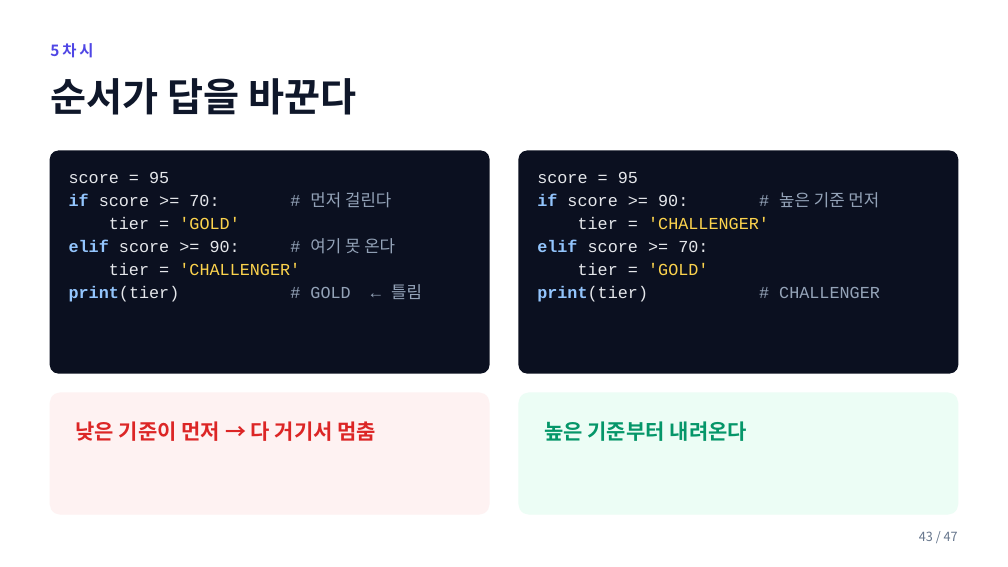
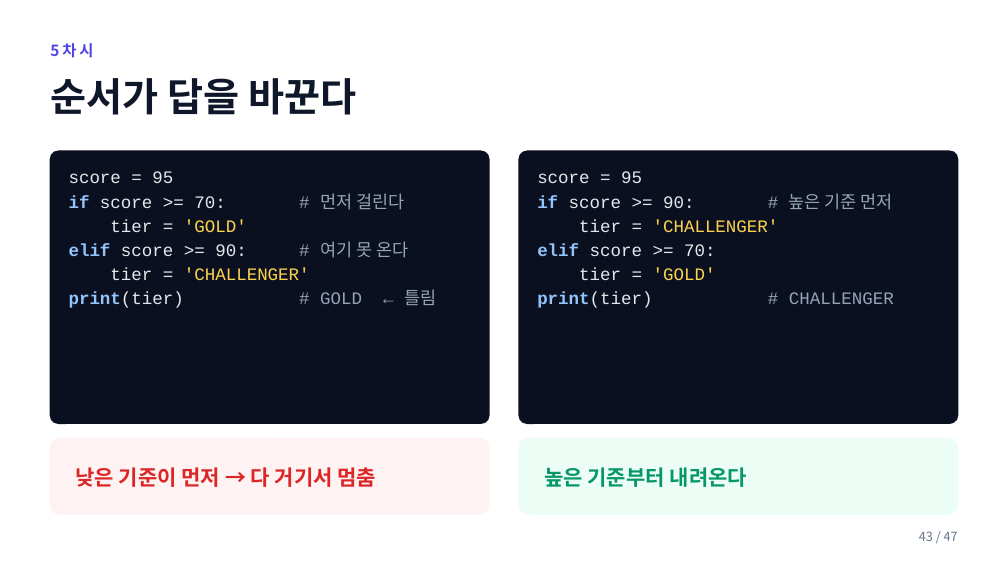
Before and after one commit to ChungChiweon/aice-quest, a slide deck: slide 43 of 강의자료/파이썬기초1_1-5차시.pptx. Drawn at 1008x567 pixels with LibreOffice and Linux fonts; fonts in the diff are those of the drawing. Boxes give left, top, right and bottom in pixels: in the first picture for what was removed or moved away, otherwise in the second. Text is boxed around its words. In the diff, an @@ line names an element or a change of style, - is before the commit and + after.

```diff
--- a/강의자료/파이썬기초1_1-5차시.pptx
+++ b/강의자료/파이썬기초1_1-5차시.pptx
@@ rounded rectangle: place and size @@
-rounded rectangle at (50, 151, 489, 373)
+rounded rectangle at (50, 151, 489, 423)
@@ text "score = 95" at (69, 171, 436, 308): size 12 to 12.5 pt @@
@@ proportions changed in 4 elements at (50, 438, 489, 514), (519, 438, 958, 514), (50, 151, 489, 423), (519, 151, 958, 423) @@
@@ rounded rectangle: place and size @@
-rounded rectangle at (519, 151, 958, 373)
+rounded rectangle at (519, 151, 958, 423)
@@ text "score = 95" at (537, 171, 894, 308): size 12 to 12.5 pt @@
@@ rounded rectangle: place and size @@
-rounded rectangle at (50, 393, 489, 514)
+rounded rectangle at (50, 438, 489, 514)
@@ rounded rectangle: place and size @@
-rounded rectangle at (519, 393, 958, 514)
+rounded rectangle at (519, 438, 958, 514)
@@ text "낮은 기준이 먼저 → 다 ...": place and size @@
-text "낮은 기준이 먼저 → 다 ..." at (76, 421, 377, 441)
+text "낮은 기준이 먼저 → 다 ..." at (76, 467, 377, 487)
@@ text "높은 기준부터 내려온다": place and size @@
-text "높은 기준부터 내려온다" at (544, 421, 747, 441)
+text "높은 기준부터 내려온다" at (544, 467, 747, 487)
```
Also in this commit, not shown: 2 other files.
